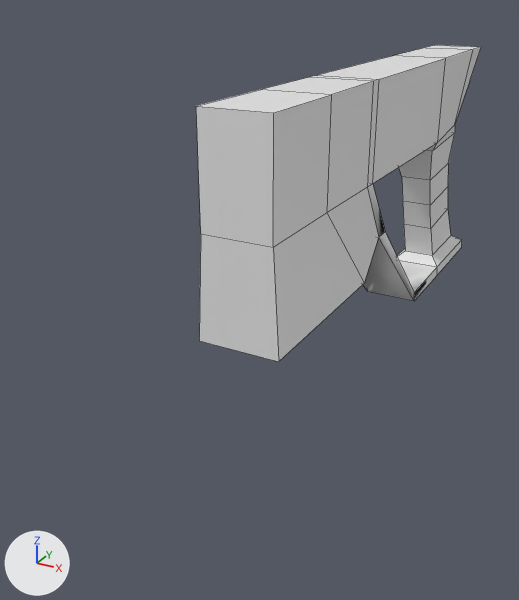
Two versions of the FBX model Assets/Models/Player/blaster.fbx, one commit apart.
The view is the same before and after, from a 50 mm camera at (0.762, -1.678, 0.523) aimed at (0.485, -1.174, 0.27). The axes (+X, +Y, +Z) are drawn at lower left. The lights are the same throughout. Mesh edges are drawn as thin lines. Where no turn or scale is listed for an object, it has been applied to the vertices.

Names of what the first picture shows: 'Gun'.
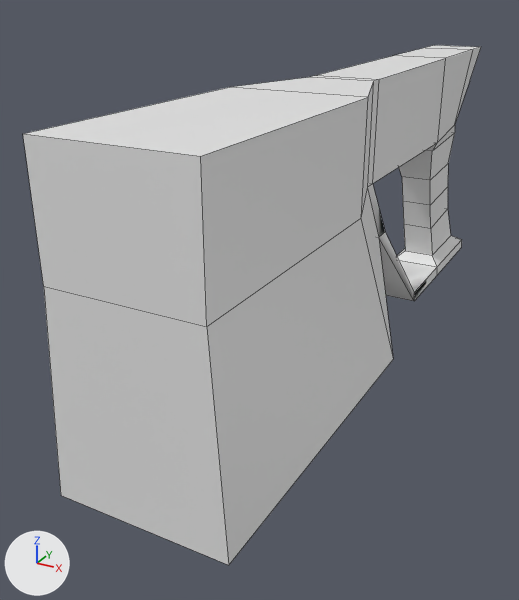
Changed parts and their boxes (x1, y1, x2, y2) in the pictures (519 x 600 px; the box of a moved part takes in the faces that stretch with it):
'Gun', reshaped (60% wider, 64% taller)
    before: (196, 45, 481, 362)
    after: (23, 45, 481, 565)
part 1 of me_cube_003, moved or reshaped
    before: (196, 77, 378, 362)
    after: (23, 77, 393, 565)

Diff of the bpy script that builds the scene:
```diff
--- a/Assets/Models/Player/blaster.fbx.py
+++ b/Assets/Models/Player/blaster.fbx.py
@@ me_cube_003 @@
 me_cube_003.from_pydata(...)  # 68 vertices, 70 faces; spans x -0.032..0.03, y -0.422..0.093, z -0.088..0.155
 # used by ob_gun; location = (0.5432, -0.8873, 0.3035)
-me_cube_003.vertices[0].co = (-0.027, -0.421, 0.072)  # pixel (200, 233)
-me_cube_003.vertices[1].co = (-0.027, -0.422, 0.152)  # pixel (196, 106)
-me_cube_003.vertices[4].co = (0.025, -0.421, 0.072)  # pixel (273, 247)
-me_cube_003.vertices[5].co = (0.025, -0.422, 0.152)  # pixel (273, 112)
-me_cube_003.vertices[13].co = (-0.032, -0.421, -0.007)  # pixel (199, 340)
-me_cube_003.vertices[14].co = (0.03, -0.421, -0.007)  # pixel (278, 361)
-me_cube_003.vertices[42].co = (-0.027, -0.341, 0.072)
-me_cube_003.vertices[43].co = (0.026, -0.341, 0.153)  # pixel (331, 94)
-me_cube_003.vertices[44].co = (-0.032, -0.269, -0.006)
-me_cube_003.vertices[45].co = (-0.027, -0.341, 0.153)  # pixel (260, 89)
-me_cube_003.vertices[46].co = (0.026, -0.341, 0.072)  # pixel (326, 212)
-me_cube_003.vertices[47].co = (0.03, -0.269, -0.006)  # pixel (364, 283)
+# me_cube_003 part 1
+me_cube_003.vertices[0].co = (-0.053, -0.535, 0.072)  # pixel (43, 286)
+me_cube_003.vertices[1].co = (-0.053, -0.536, 0.152)  # pixel (22, 133)
+me_cube_003.vertices[4].co = (0.051, -0.536, 0.072)  # pixel (206, 326)
+me_cube_003.vertices[5].co = (0.051, -0.536, 0.152)  # pixel (200, 156)
+me_cube_003.vertices[13].co = (-0.062, -0.535, -0.07)  # pixel (60, 495)
+me_cube_003.vertices[14].co = (0.059, -0.535, -0.07)  # pixel (228, 565)
+me_cube_003.vertices[42].co = (-0.052, -0.341, 0.072)
+me_cube_003.vertices[43].co = (0.051, -0.341, 0.153)  # pixel (367, 97)
+me_cube_003.vertices[44].co = (-0.061, -0.269, -0.069)
+me_cube_003.vertices[45].co = (-0.052, -0.341, 0.153)  # pixel (229, 87)
+me_cube_003.vertices[46].co = (0.051, -0.341, 0.072)  # pixel (360, 218)
+me_cube_003.vertices[47].co = (0.06, -0.269, -0.069)  # pixel (393, 359)
```
